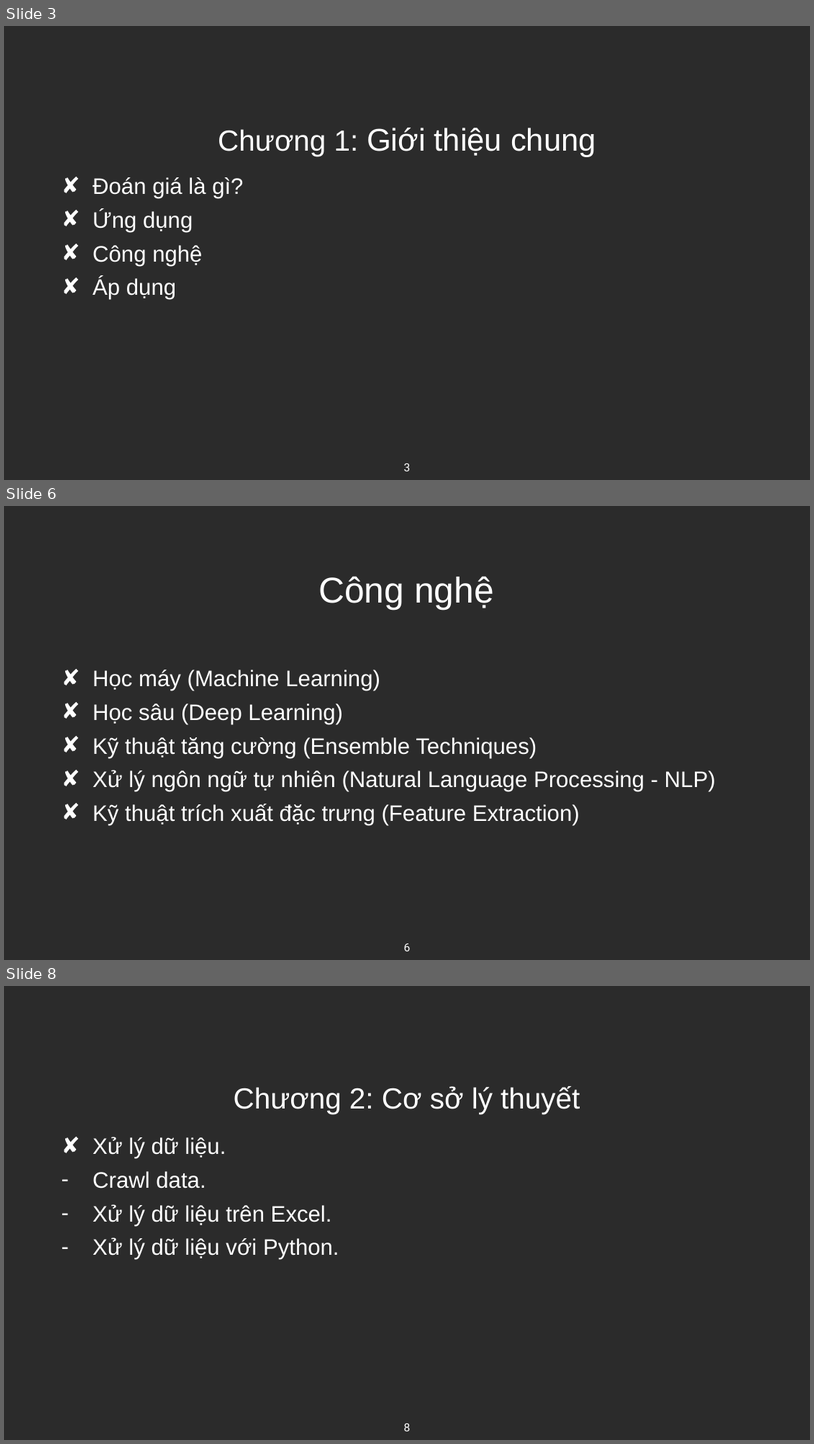
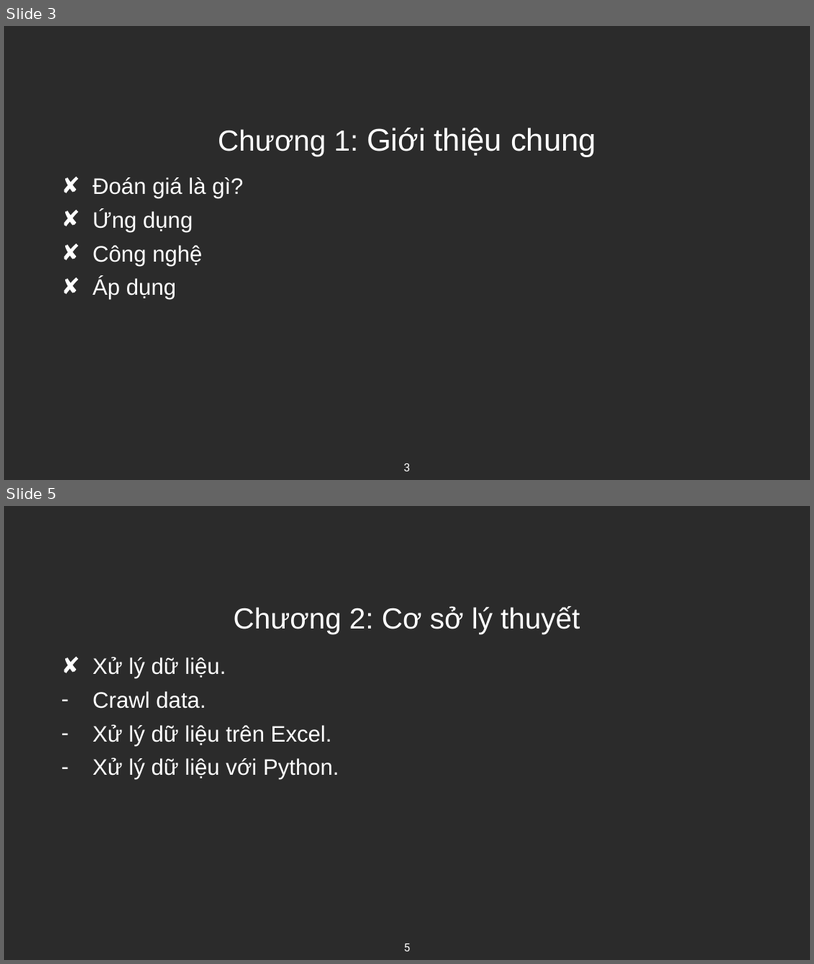
Before and after one commit to duckhhbg/KHDL, a slide deck: KHDL.pptx. Shown one above the other, each under a label of ours: slides 3, 6 and 8 before the commit, slides 3 and 5 after it; the slides between them are not shown. The pictures are 814x1444 and 814x964 pixels, drawn with LibreOffice and Linux fonts; fonts in the diff are those of the drawing; background and template pictures are left out; a plain dark background stands for a picture behind light text. Boxes give left, top, right and bottom in pixels: in the first picture for what was removed or moved away, otherwise in the second. Text is boxed around its words. In the diff, an @@ line names an element or a change of style, - is before the commit and + after.

```diff
--- a/KHDL.pptx
+++ b/KHDL.pptx
@@ slide 6 removed at [4,506,810,960], background picture (left out) @@
@@ title removed at [319,576,494,610] @@
-Công nghệ
@@ text removed at [93,669,716,825] @@
-✘ Học máy (Machine Learning)
-✘ Học sâu (Deep Learning)
-✘ Kỹ thuật tăng cường (Ensemble Techniques)
-✘ Xử lý ngôn ngữ tự nhiên (Natural Language Processing - NLP)
-✘ Kỹ thuật trích xuất đặc trưng (Feature Extraction)
@@ page number removed at [404,943,411,951] @@
-6
@@ what was slide 8 is now slide 5 @@
@@ page number at [404,943,411,951]: text changed @@
-8
+5
```
Also in this commit, not shown: 4 slides changed, 1 slide added, 10 other slides removed, 1 other file.
